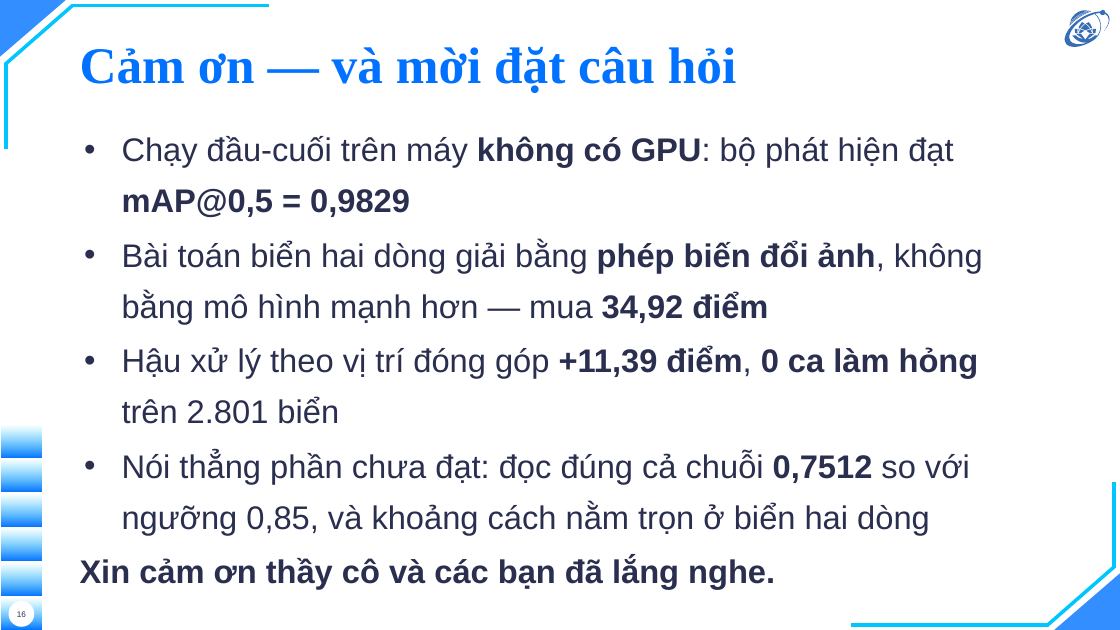
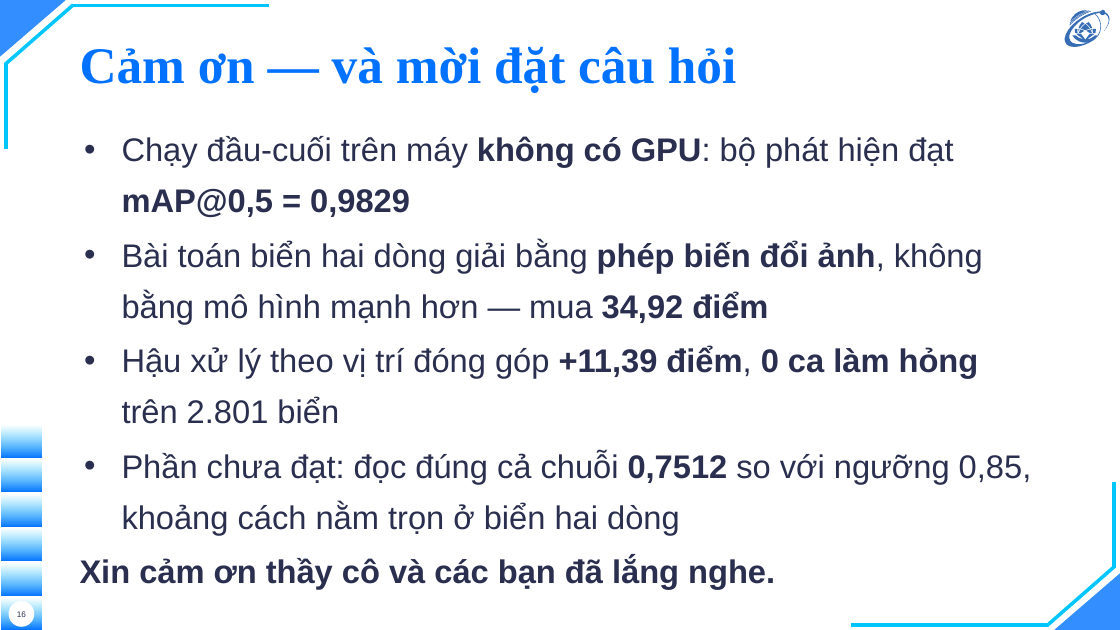
Before and after one commit to hieunguyen2604/alpr-do-an-mon-hoc, a slide deck: slide 16 of docs/slides/12-slides-mon-hoc.pptx. Drawn at 1120x630 pixels with LibreOffice and Linux fonts; fonts in the diff are those of the drawing; background and template pictures are left out. Boxes give left, top, right and bottom in pixels: in the first picture for what was removed or moved away, otherwise in the second. Text is boxed around its words. In the diff, an @@ line names an element or a change of style, - is before the commit and + after.

```diff
--- a/docs/slides/12-slides-mon-hoc.pptx
+++ b/docs/slides/12-slides-mon-hoc.pptx
@@ text at [122,452,1032,535]: text changed @@
-• Nói thẳng phần chưa đạt: đọc đúng cả chuỗi 0,7512 so với ngưỡng 0,85, và khoảng cách nằm trọn ở biển hai dòng
+• Phần chưa đạt: đọc đúng cả chuỗi 0,7512 so với ngưỡng 0,85, khoảng cách nằm trọn ở biển hai dòng
```
Also in this commit, not shown: 8 other files.
